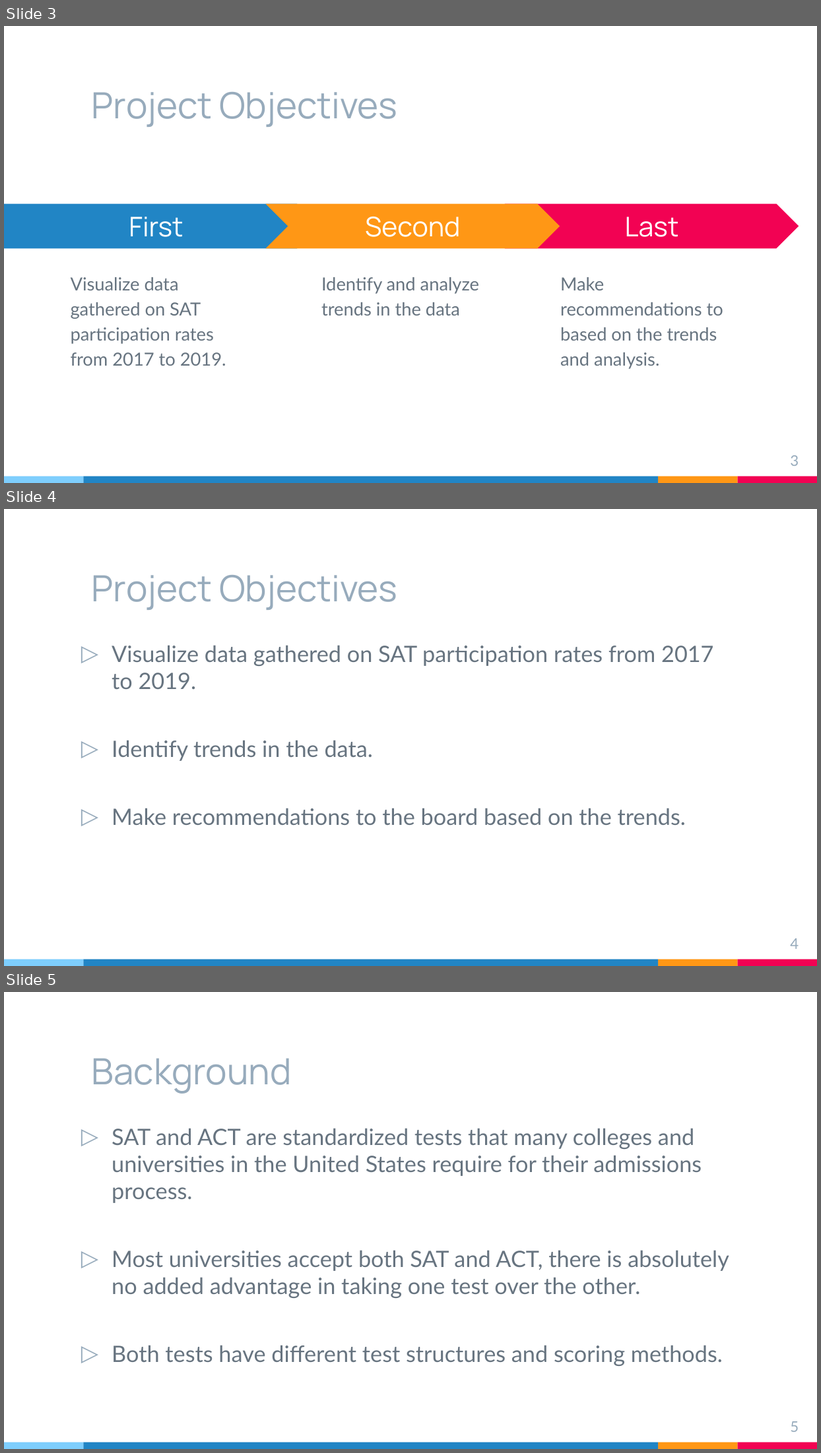
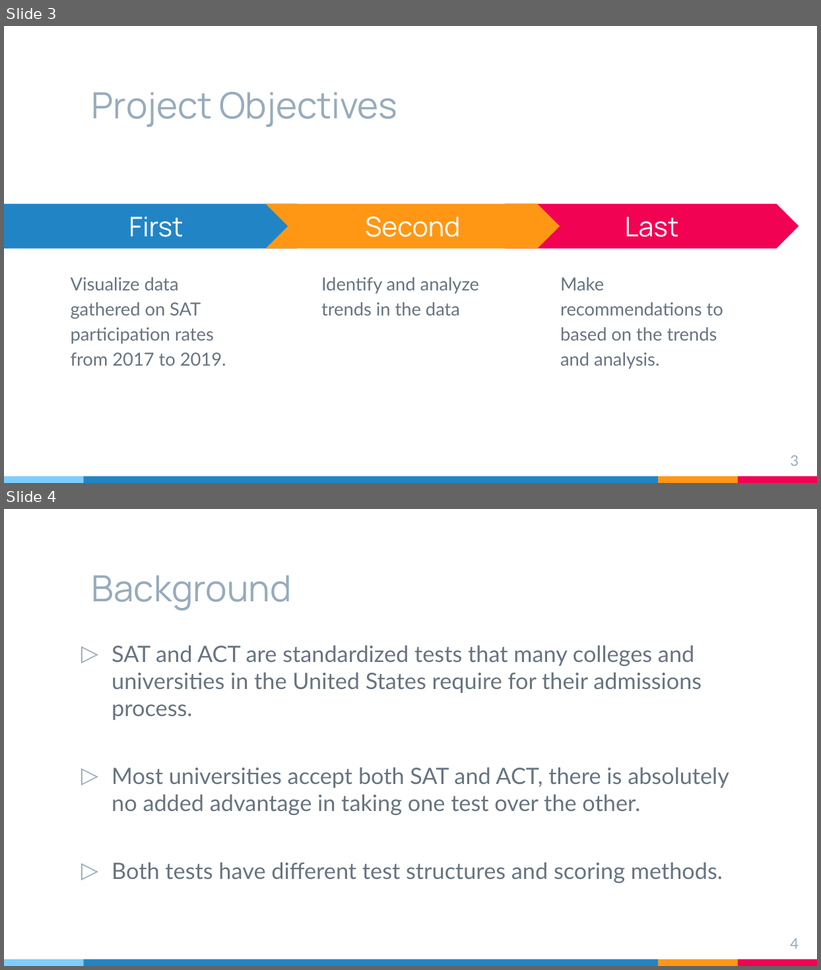
Before and after one commit to JunweiYe91/GA-Projects, a slide deck: GA Project 1/GA Project 1 Slides.pptx. Shown one above the other, each under a label of ours: slides 3, 4 and 5 before the commit, slides 3 and 4 after it. The pictures are 821x1453 and 821x970 pixels, drawn with LibreOffice and Linux fonts; fonts in the diff are those of the drawing. Boxes give left, top, right and bottom in pixels: in the first picture for what was removed or moved away, otherwise in the second. Text is boxed around its words. In the diff, an @@ line names an element or a change of style, - is before the commit and + after.

```diff
--- a/GA Project 1/GA Project 1 Slides.pptx
+++ b/GA Project 1/GA Project 1 Slides.pptx
@@ slide 4 removed at (x1=4, y1=509, x2=817, y2=966), background #FFFFFF; not listed: 4 template elements that a slide beside it also shows @@
@@ title removed at (x1=92, y1=575, x2=397, y2=610) @@
-Project Objectives
@@ text removed at (x1=112, y1=646, x2=714, y2=825) @@
-▷ Visualize data gathered on SAT participation rates from 2017 to 2019.
-▷ Identify trends in the data.
-▷ Make recommendations to the board based on the trends.
@@ page number removed at (x1=790, y1=939, x2=799, y2=949) @@
-4
@@ what was slide 5 is now slide 4 @@
@@ page number at (x1=790, y1=939, x2=799, y2=949): text changed @@
-5
+4
```
Also in this commit, not shown: 2 slides changed.
